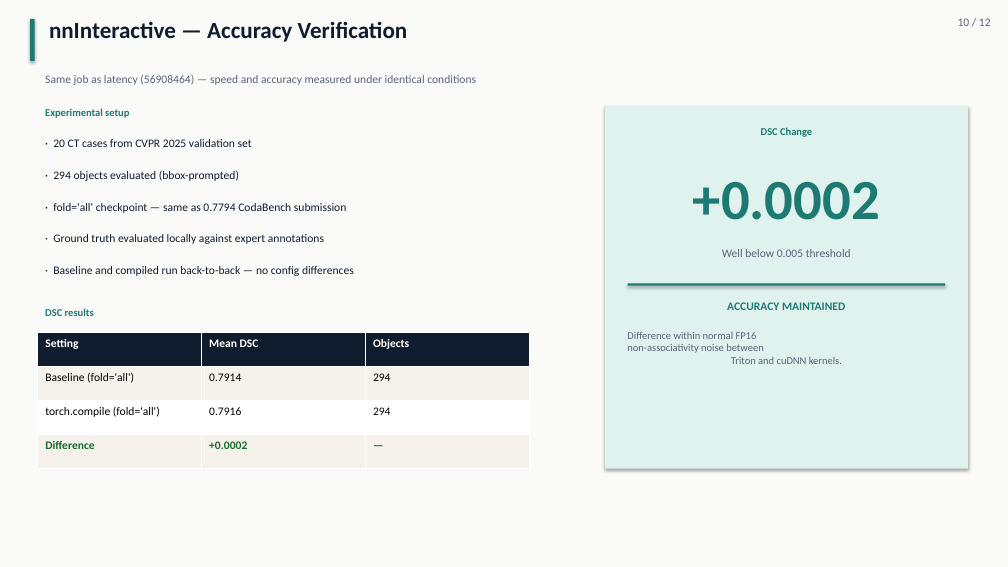
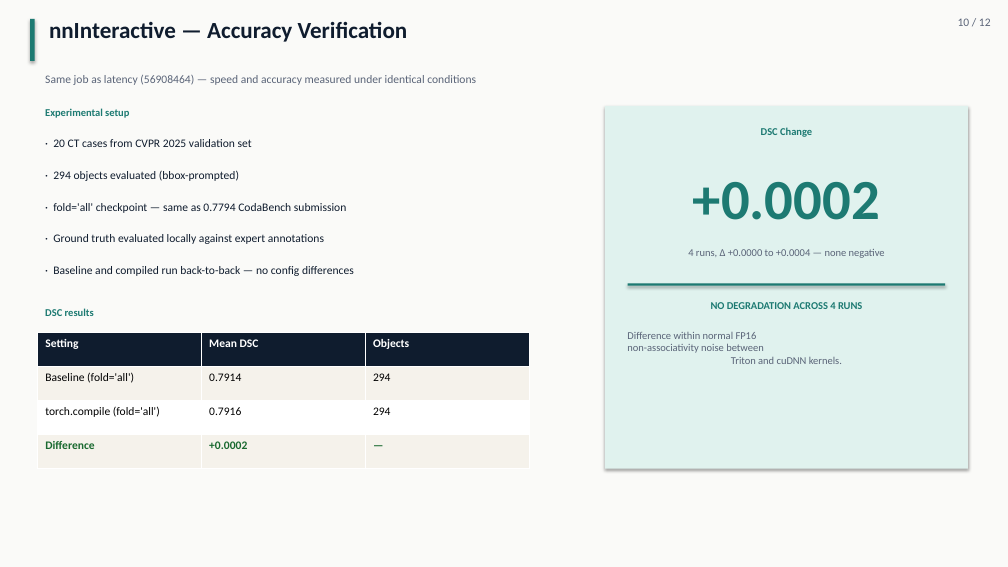
Before and after one commit to pentaexe/VoxTell-main, a slide deck: slide 10 of slides.pptx. Drawn at 1008x567 pixels with LibreOffice and Linux fonts; fonts in the diff are those of the drawing. Boxes give left, top, right and bottom in pixels: in the first picture for what was removed or moved away, otherwise in the second. Text is boxed around its words. In the diff, an @@ line names an element or a change of style, - is before the commit and + after.

```diff
--- a/slides.pptx
+++ b/slides.pptx
@@ text at bbox=[688, 249, 885, 258]: text changed; size 11 to 10 pt @@
-Well below 0.005 threshold
+4 runs, Δ +0.0000 to +0.0004 — none negative
@@ text at bbox=[711, 302, 862, 309]: text changed; size 11 to 10 pt @@
-ACCURACY MAINTAINED
+NO DEGRADATION ACROSS 4 RUNS
```
Also in this commit, not shown: 8 other slides changed, 1 other file.
